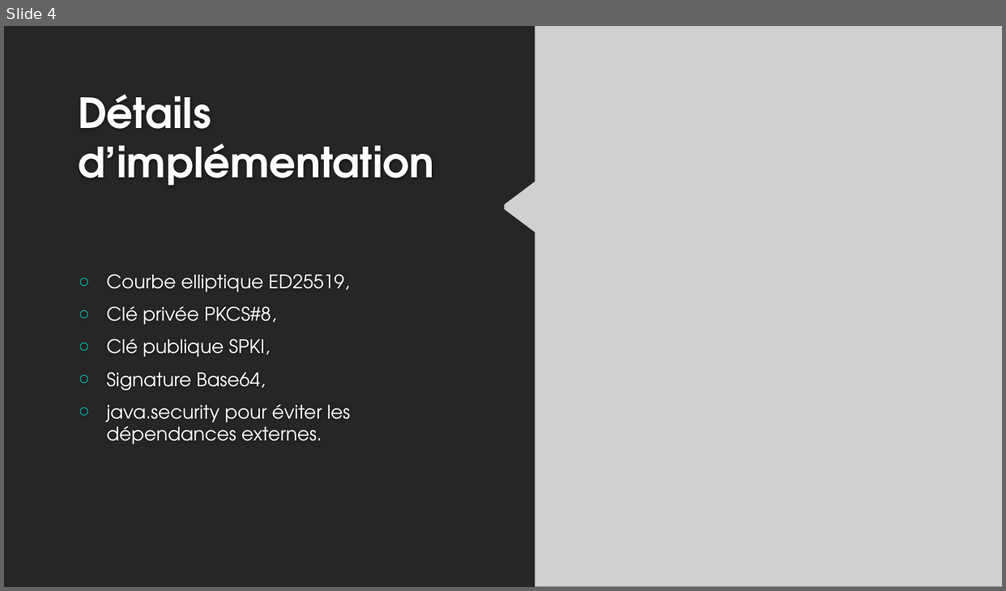
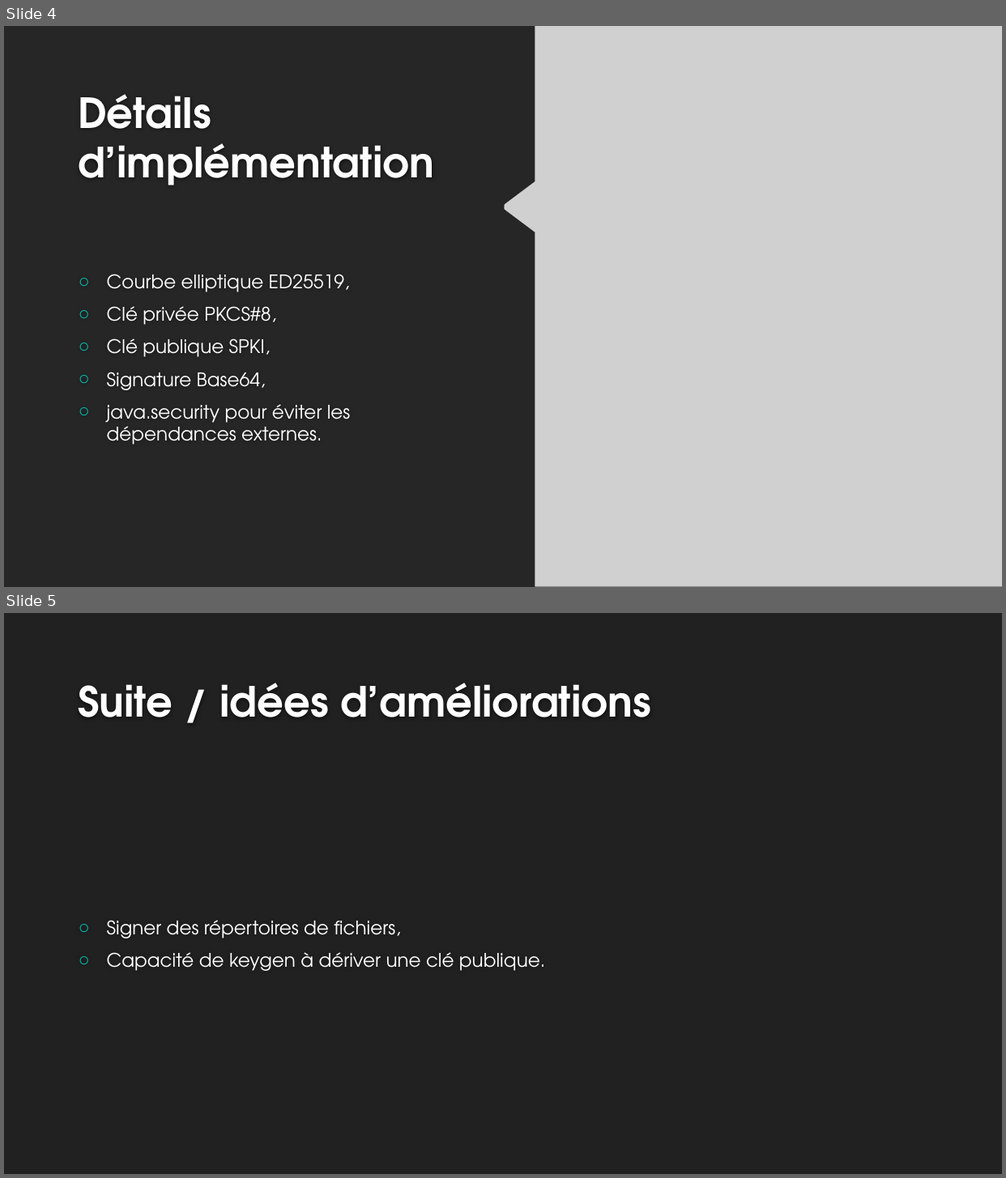
Before and after one commit to SchindlerSimao/cachet, a slide deck: cachet.pptx. Shown one above the other, each under a label of ours: slide 4 before the commit, slides 4 and 5 after it. The pictures are 1006x591 and 1006x1178 pixels, drawn with LibreOffice and Linux fonts; fonts in the diff are those of the drawing; grey boxes stand for pictures; background and template pictures are left out. Boxes give left, top, right and bottom in pixels: in the first picture for what was removed or moved away, otherwise in the second. Text is boxed around its words. In the diff, an @@ line names an element or a change of style, - is before the commit and + after.

```diff
--- a/cachet.pptx
+++ b/cachet.pptx
@@ slide 5 added at (4, 613, 1002, 1174), background #212121 @@
@@ title added at (78, 683, 651, 717), 40 pt, text #FEFEFE, bold @@
+Suite / idées d’améliorations
@@ text added at (107, 920, 545, 971), 18 pt, text #FFFFFF @@
+○ Signer des répertoires de fichiers,
+○ Capacité de keygen à dériver une clé publique.
```
Also in this commit, not shown: 1 slide changed, 5 other files.
